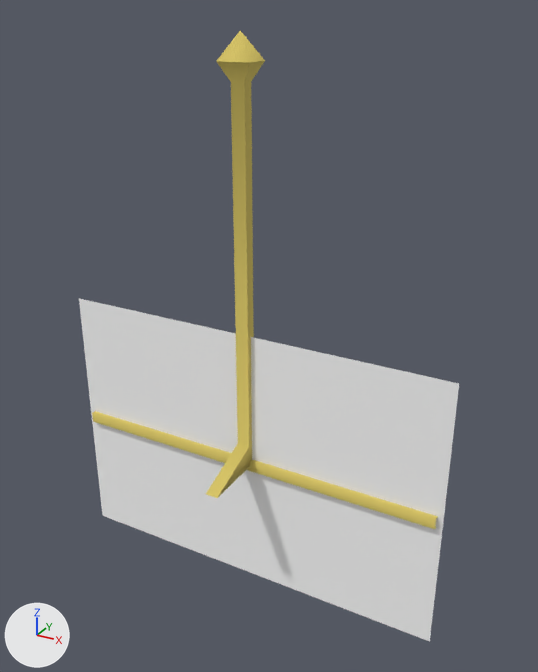
One commit to the glTF model public/3d/item/model__item__room.ofs_4435_0/4435wall_r.gltf: the scene before it, then after it.
One viewpoint serves both versions: a 50 mm lens placed at (1.48, -2.48, 1.89), pointed at (0.08, 0.06, 0.62). The axes (+X, +Y, +Z) are drawn at lower left. The lights are the same throughout. The picture after the commit comes second.

In view in the first picture: '4435wall_r'.
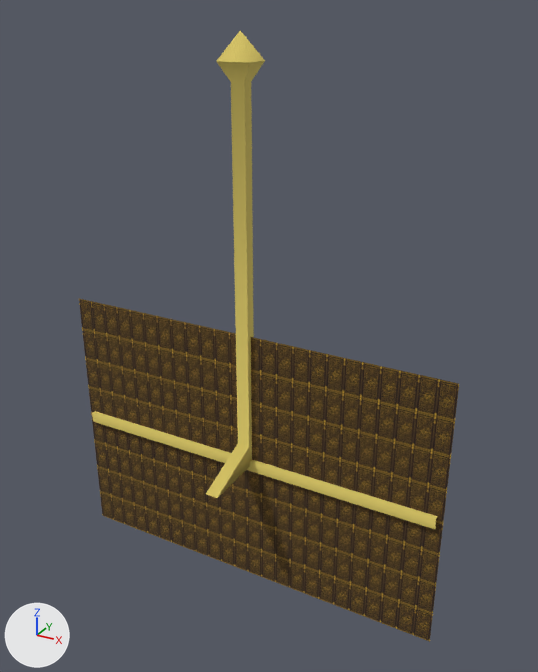
Where the change shows, as pixel boxes [x1, y1, x2, y2] in the pictures (538 x 672 px):
'4435wall_r', surface changed (white to brown)
    both: [79, 299, 459, 642]

What changed in the scene script:
```text
Add img_r_wall00_c:
    img_r_wall00_c = load_image('r_wall00_c', '_unpacked/r_wall00_c', 64, 64, 'sRGB')
Change mat_home_01wa:
    remove mat_home_01wa.base_color = (1.0, 1.0, 1.0)  # white #ffffff
    add mat_home_01wa.texture = img_r_wall00_c
```
